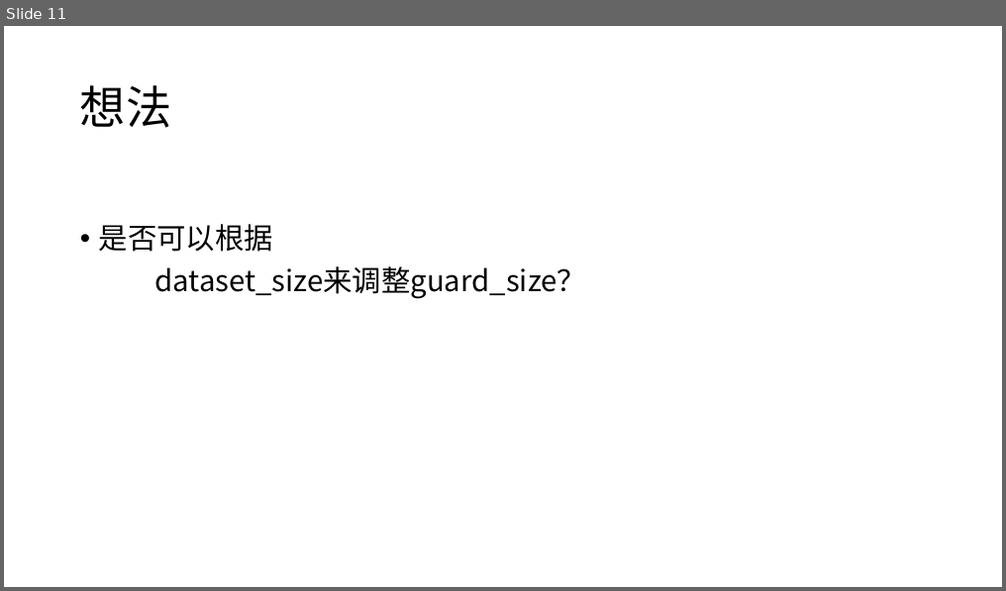
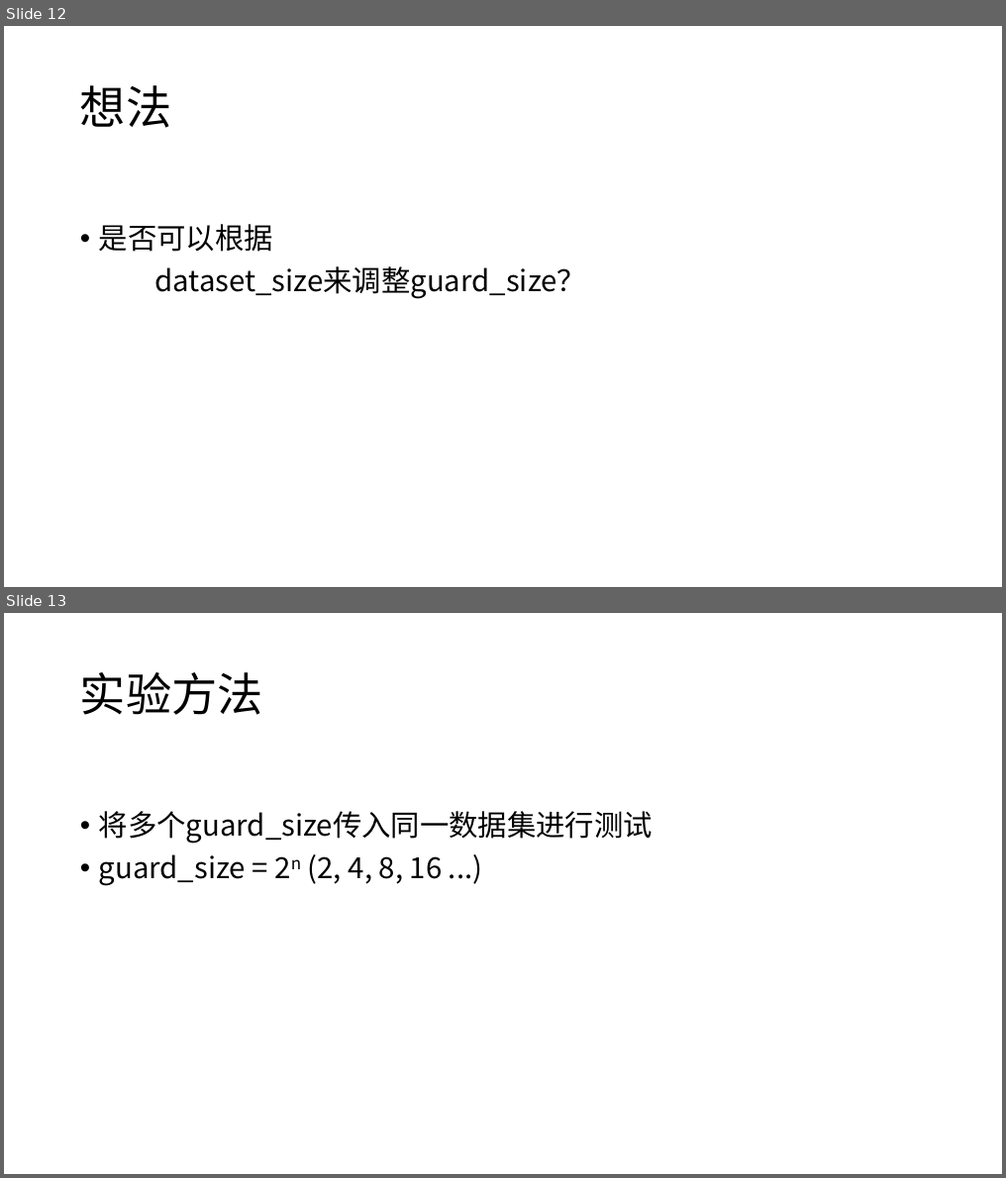
Before and after one commit to wlllssd/Efficiently-Searching-In-Memory-Sorted-Arrays-master, a slide deck: database_pre.pptx. Shown one above the other, each under a label of ours: slide 11 before the commit, slides 12 and 13 after it. The pictures are 1006x591 and 1006x1178 pixels, drawn with LibreOffice and Linux fonts; fonts in the diff are those of the drawing. Boxes give left, top, right and bottom in pixels: in the first picture for what was removed or moved away, otherwise in the second. Text is boxed around its words. In the diff, an @@ line names an element or a change of style, - is before the commit and + after.

```diff
--- a/database_pre.pptx
+++ b/database_pre.pptx
@@ slide 13 added at (4,613,1002,1174), background #FFFFFF @@
@@ title added at (80,672,263,715), 44 pt, text #000000 @@
+实验方法
@@ text added at (99,811,652,886), 28 pt, text #000000 @@
+• 将多个guard_size传入同一数据集进行测试
+• guard_size = 2n (2, 4, 8, 16 ...)
@@ what was slide 11 is now slide 12 @@
```
Also in this commit, not shown: 1 slide changed, 20 other slides added, 1 slide removed, 15 other files.
